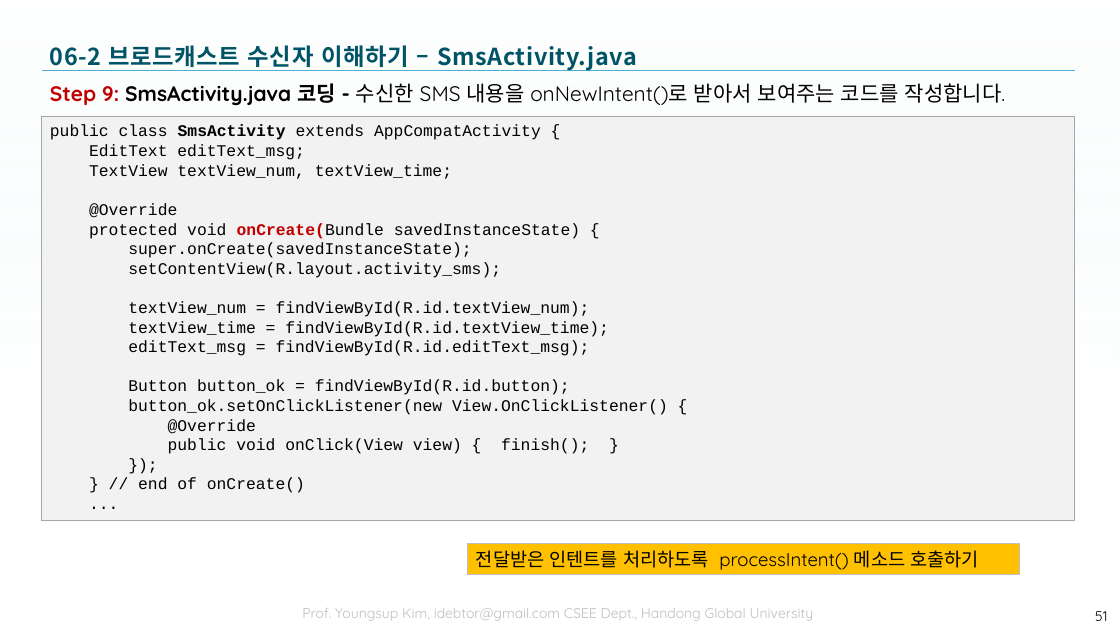
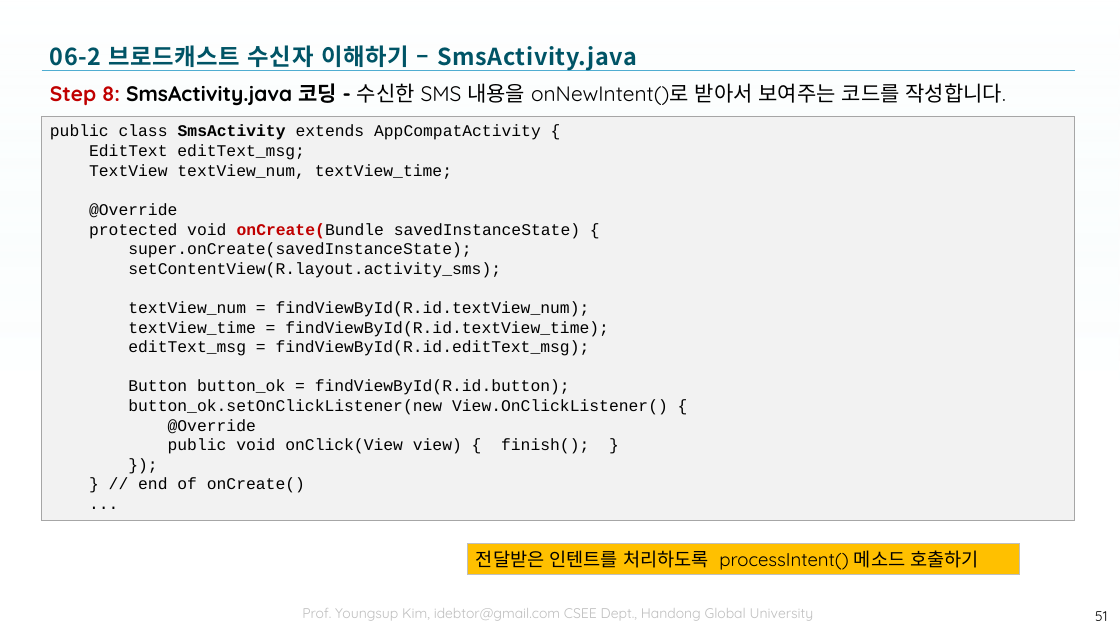
Before and after one commit to tae7841/HuStarAS, a slide deck: slide 51 of ppts/06Service.pptx. Drawn at 1120x630 pixels with LibreOffice and Linux fonts; fonts in the diff are those of the drawing; background and template pictures are left out. Boxes give left, top, right and bottom in pixels: in the first picture for what was removed or moved away, otherwise in the second. Text is boxed around its words. In the diff, an @@ line names an element or a change of style, - is before the commit and + after.

```diff
--- a/ppts/06Service.pptx
+++ b/ppts/06Service.pptx
@@ text at (x1=50, y1=83, x2=1006, y2=106): text changed @@
-Step 9: SmsActivity.java 코딩 - 수신한 SMS 내용을 onNewIntent()로 받아서 보여주는 코드를 작성합니다.
+Step 8: SmsActivity.java 코딩 - 수신한 SMS 내용을 onNewIntent()로 받아서 보여주는 코드를 작성합니다.
```
Also in this commit, not shown: 8 other slides changed.
